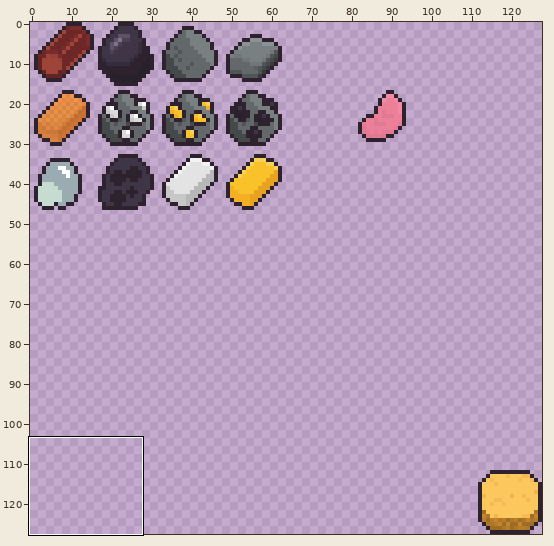
Two states of a sprite sheet, assets/Textures/items.png. Above: a wide view before the commit, with the close-up outlined.
Close-up. First the earlier version:
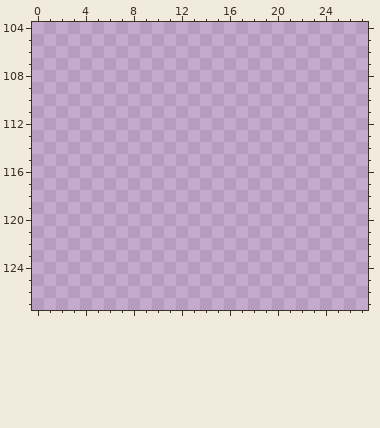
The file is 128x128 pixels. Colours within 5 levels of each other are drawn and written as one. Shown: x 0..27, y 104..127.
The result:
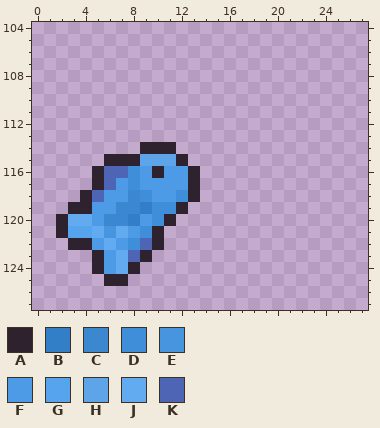
Palette (. is transparent): A #2e222f  B #327fc7  C #3b88d1  D #3f8ed9  E #4795de  F #4d9be6  G #55a4ed  H #5da5e8  J #62abf0  K #4d65b4
The edit:
Colour A now appears in row 114 at x 9 to 11; in row 115 at x 6 to 8 and 12; in row 116 at x 5, 10 and 13; in row 117 at x 5 and 13; in row 118 at x 4 and 13; in row 119 at x 3 to 4 and 12.
Colour A now appears in row 120 at x 2 and 11; in row 121 at x 2 and 10; in row 122 at x 3 to 4 and 10; in row 123 at x 5 and 9; in row 124 at x 5 and 8; in row 125 at x 6 to 7.
Colour B now appears in row 119 at x 9; in row 120 at x 8.
Colour C now appears in row 118 at x 8; in row 119 at x 7 to 8; in row 120 at x 6 to 7.
Colour D now appears in rows 116 to 117 at x 8; in row 118 at x 9 and 12; in row 119 at x 10 to 11; in row 120 at x 10; in row 121 at x 9; in row 122 at x 8.
Colour E now appears in row 121 at x 6.
Colour F now appears in row 116 at x 9 and 11 to 12; in row 117 at x 7 and 9 to 12; in row 118 at x 6 to 7 and 10 to 11; in row 119 at x 5 to 6; in row 120 at x 5 and 9; in row 121 at x 8.
Colour F now appears in row 122 at x 5 and 7; in rows 123 to 124 at x 6.
Colour G now appears in row 121 at x 3 to 4.
Colour H now appears in row 115 at x 9 to 11.
Colour J now appears in row 120 at x 3 to 4; in row 121 at x 5 and 7; in row 122 at x 6; in rows 123 to 124 at x 7.
Colour K now appears in row 116 at x 6 to 7; in row 117 at x 6; in row 118 at x 5; in row 122 at x 9; in row 123 at x 8.
